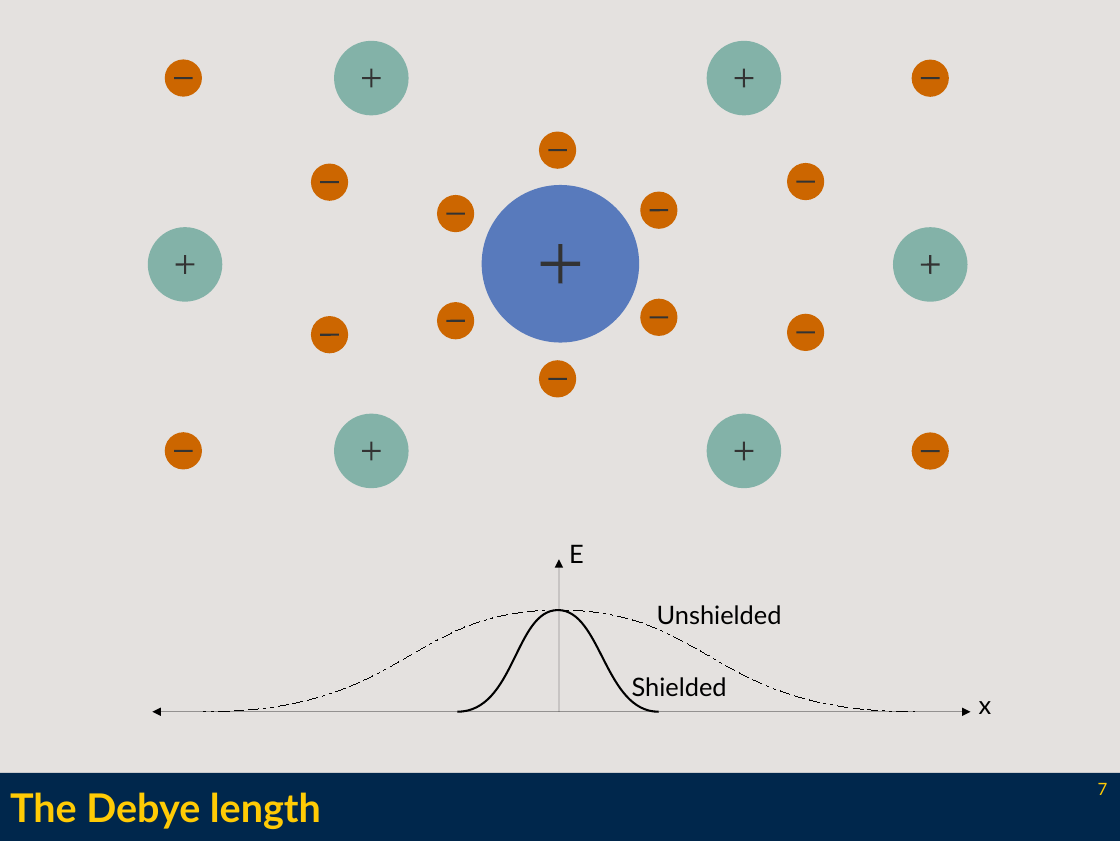
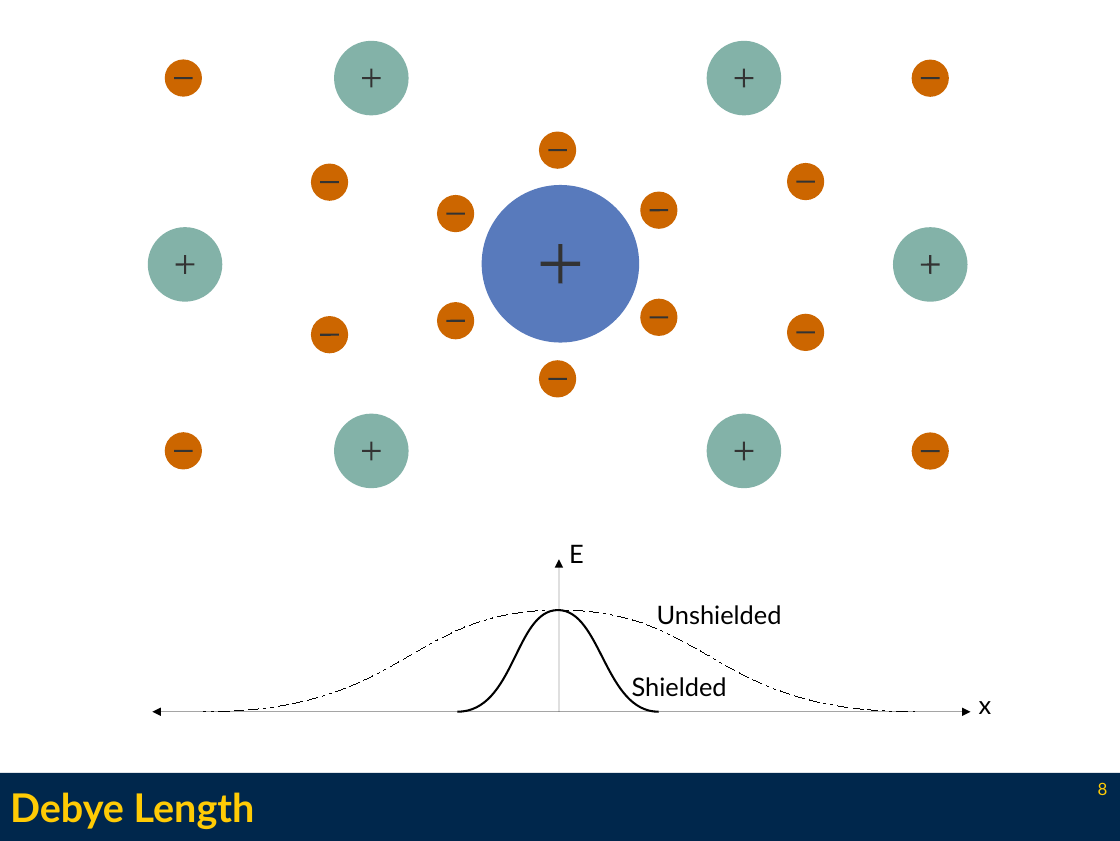
Before and after one commit to l3enny/dissertation, a slide deck: slide 8 of defense/presentation.odp (slide 7 before the commit). Drawn at 1120x841 pixels with LibreOffice and Linux fonts; fonts in the diff are those of the drawing. Boxes give left, top, right and bottom in pixels: in the first picture for what was removed or moved away, otherwise in the second. Text is boxed around its words. In the diff, an @@ line names an element or a change of style, - is before the commit and + after.

```diff
--- a/defense/presentation.odp
+++ b/defense/presentation.odp
@@ background #E4E1DF to #FFFFFF @@
@@ title at (10,792,255,829): text changed @@
-The Debye length
+Debye Length
@@ page number at (1098,782,1108,795): text changed @@
-7
+8
```
Also in this commit, not shown: 16 other slides changed, 23 slides added, 2 slides removed, 13 other files.
